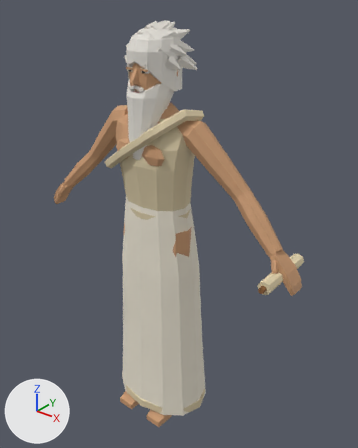
What one commit did to the glTF model Resource/Characters/Humanoid/Presets/NPC_PHILOSOPHER.glb.
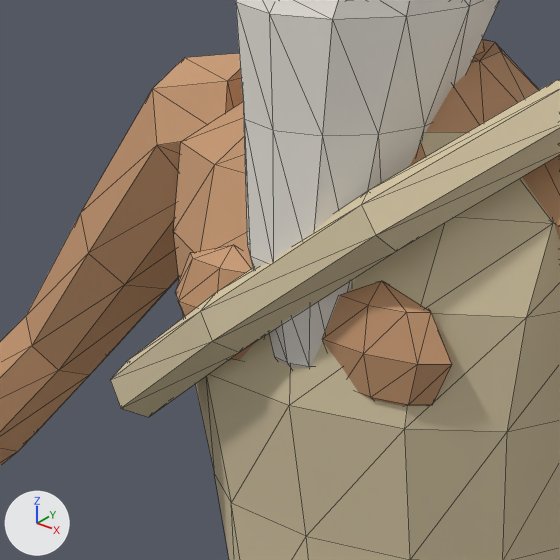
There are two pictures of each version: one whole from a 50 mm lens placed at (1.284, -1.456, 1.923), pointed at (0.047, 0.09, 0.965), one close up on the part from 24% to 51% of the width and 21% to 43% of the height. Arrows for +X, +Y and +Z are at lower left; the lights stay in place. The first two pictures are the older version. The close-ups show mesh edges as thin lines. Vertices at exactly the same position are counted once.

Names of what the first close-up shows: 'NPC_PHILOSOPHER.Arms_Bare', 'NPC_PHILOSOPHER.Beard_Long', 'NPC_PHILOSOPHER.Torso_Himation_M' and 1 more.
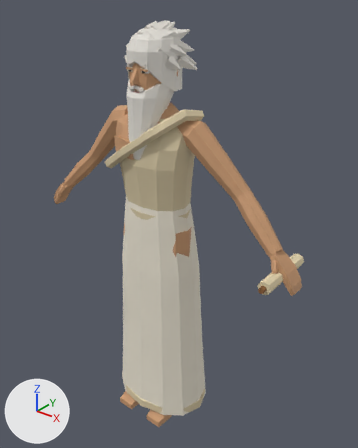
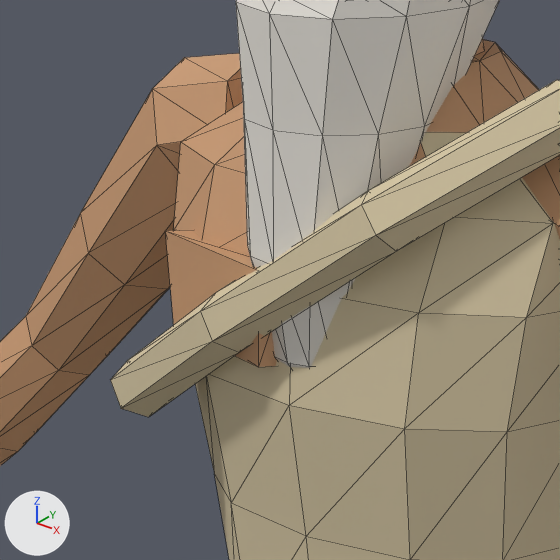
Scene script edits in JSON lines:
```json
{"block": "me_torso_himation_m_001", "where": "# used by ob_npc_philosopher_torso_himation_m; location = (0.0, 0.0, 0.0)"}
{"op": "remove", "block": "me_torso_himation_m_001", "code": "me_torso_himation_m_001.from_pydata(...)  # 196 vertices, 376 faces; spans x -0.192..0.211, y -0.145..0.136, z 1.0..1.51"}
{"op": "add", "block": "me_torso_himation_m_001", "code": "me_torso_himation_m_001.from_pydata(...)  # 152 vertices, 292 faces; spans x -0.192..0.211, y -0.145..0.136, z 1.0..1.51"}
{"block": "me_torso_himation_m_001", "change": "me_torso_himation_m_001 part 1: the loose piece of 26 vertices spanning x -0.128..-0.008, y -0.118..-0.078, z 1.285..1.375 is rebuilt with 8 vertices and now spans x -0.132..-0.008, y -0.13..-0.075, z 1.303..1.374"}
{"block": "me_torso_himation_m_001", "change": "me_torso_himation_m_001 part 2: the loose piece of 26 vertices spanning x 0.008..0.128, y -0.118..-0.078, z 1.285..1.375 is deleted"}
```

Changed parts and their boxes (x1, y1, x2, y2) in the close-ups (560 x 560 px):
```json
{"part": 1, "of": "me_torso_himation_m_001", "change": "rebuilt", "before": [175, 245, 255, 360], "after": [165, 230, 277, 367]}
{"part": 2, "of": "me_torso_himation_m_001", "change": "deleted", "before": [322, 281, 452, 406], "on screen": "brown"}
```
